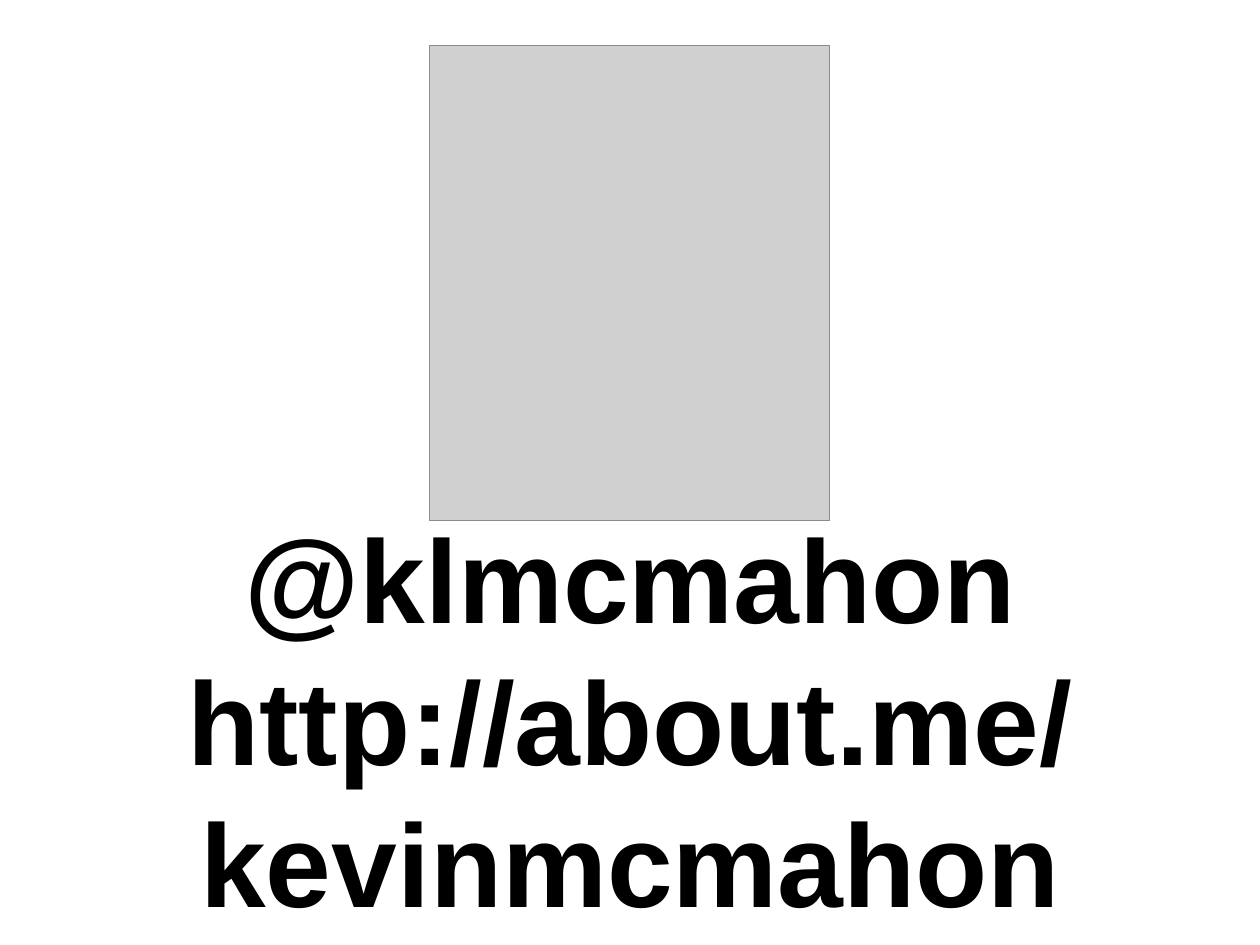
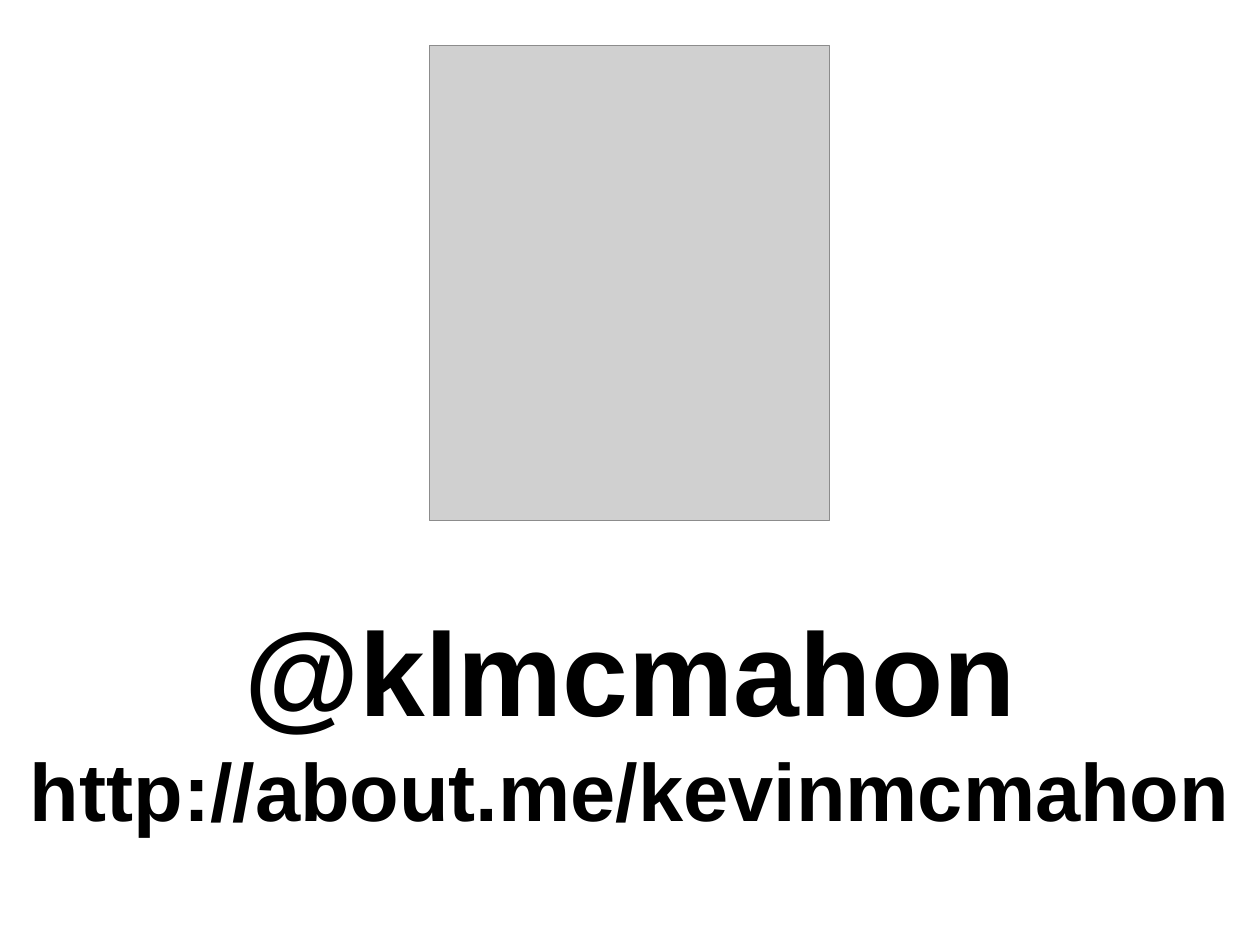
Before and after one commit to kevinmcmahon/AWSDotNet, a slide deck: slide 2 of slides/AWS_ChicagoAltNet.ppt. Drawn at 1260x945 pixels with LibreOffice and Linux fonts; fonts in the diff are those of the drawing; grey boxes stand for pictures. Boxes give left, top, right and bottom in pixels: in the first picture for what was removed or moved away, otherwise in the second. Text is boxed around its words. In the diff, an @@ line names an element or a change of style, - is before the commit and + after.

Commit message:
updated slides

```diff
--- a/slides/AWS_ChicagoAltNet.ppt
+++ b/slides/AWS_ChicagoAltNet.ppt
@@ text "@klmcmahon": place and size @@
-text "@klmcmahon" at <box>187,537,1072,908</box>
+text "@klmcmahon" at <box>30,630,1229,836</box>
@@ text at <box>30,762,1229,836</box>: size 96 to 66 pt in "http://about.me/kevinmcmahon" @@
```
